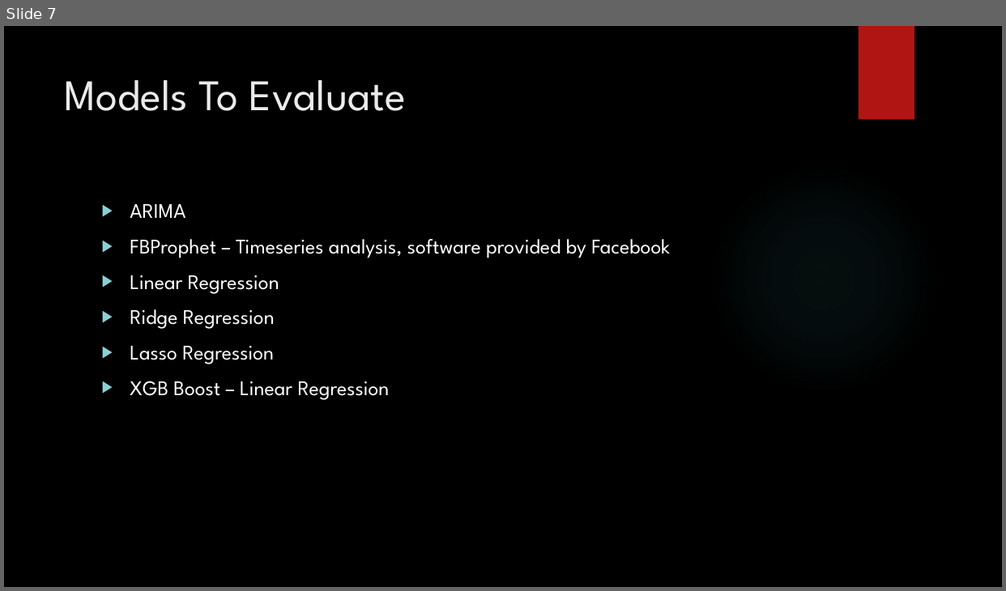
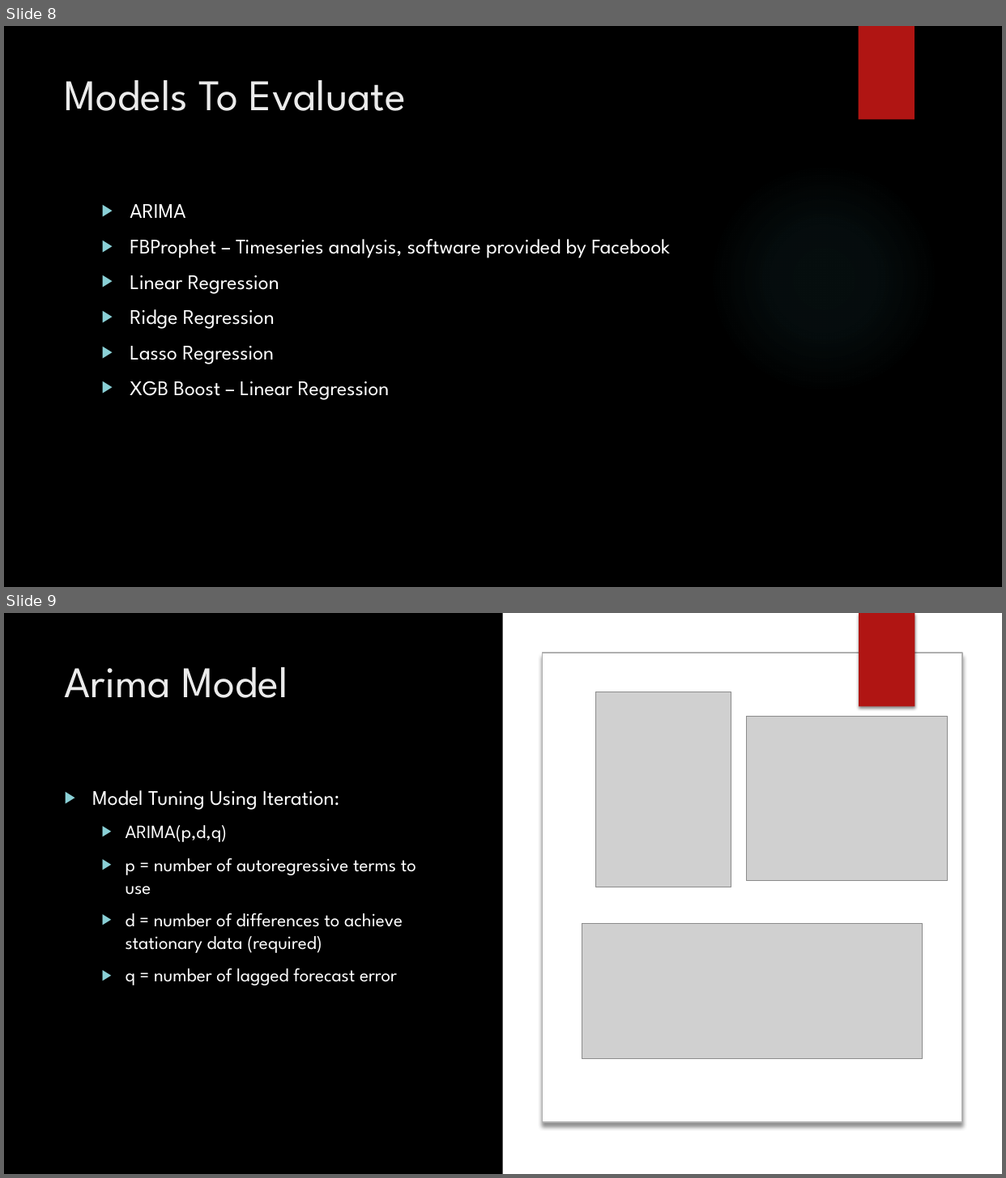
Before and after one commit to DSNeville/Practicum, a slide deck: Predicting Ethereum.pptx. Shown one above the other, each under a label of ours: slide 7 before the commit, slides 8 and 9 after it. The pictures are 1006x591 and 1006x1178 pixels, drawn with LibreOffice and Linux fonts; fonts in the diff are those of the drawing; grey boxes stand for pictures; background and template pictures are left out. Boxes give left, top, right and bottom in pixels: in the first picture for what was removed or moved away, otherwise in the second. Text is boxed around its words. In the diff, an @@ line names an element or a change of style, - is before the commit and + after.

```diff
--- a/Predicting Ethereum.pptx
+++ b/Predicting Ethereum.pptx
@@ slide 9 added at bbox=[4, 613, 1002, 1174], background picture (left out); not listed: 1 template element that a slide beside it also shows @@
@@ rectangle added at bbox=[503, 613, 1002, 1174], fill #FFFFFF @@
@@ rectangle added at bbox=[859, 613, 915, 707], fill #B01513 @@
@@ rounded rectangle added at bbox=[543, 653, 962, 1122], fill #FFFFFF, outline #B0B0B0 1 pt @@
@@ title added at bbox=[65, 667, 288, 698], 42 pt, text #EBEBEB @@
+Arima Model
@@ picture added at bbox=[596, 692, 731, 888] @@
@@ picture added at bbox=[747, 717, 948, 881] @@
@@ text added at bbox=[92, 790, 416, 986], 18 pt, text #FFFFFF @@
+▶ Model Tuning Using Iteration:
+  ▶ ARIMA(p,d,q)
+  ▶ p = number of autoregressive terms to use
+  ▶ d = number of differences to achieve stationary data (required)
+  ▶ q = number of lagged forecast error
@@ picture added at bbox=[582, 924, 923, 1059] @@
@@ what was slide 7 is now slide 8 @@
```
Also in this commit, not shown: 4 slides changed, 9 other slides added, 3 slides removed, 4 other files.
